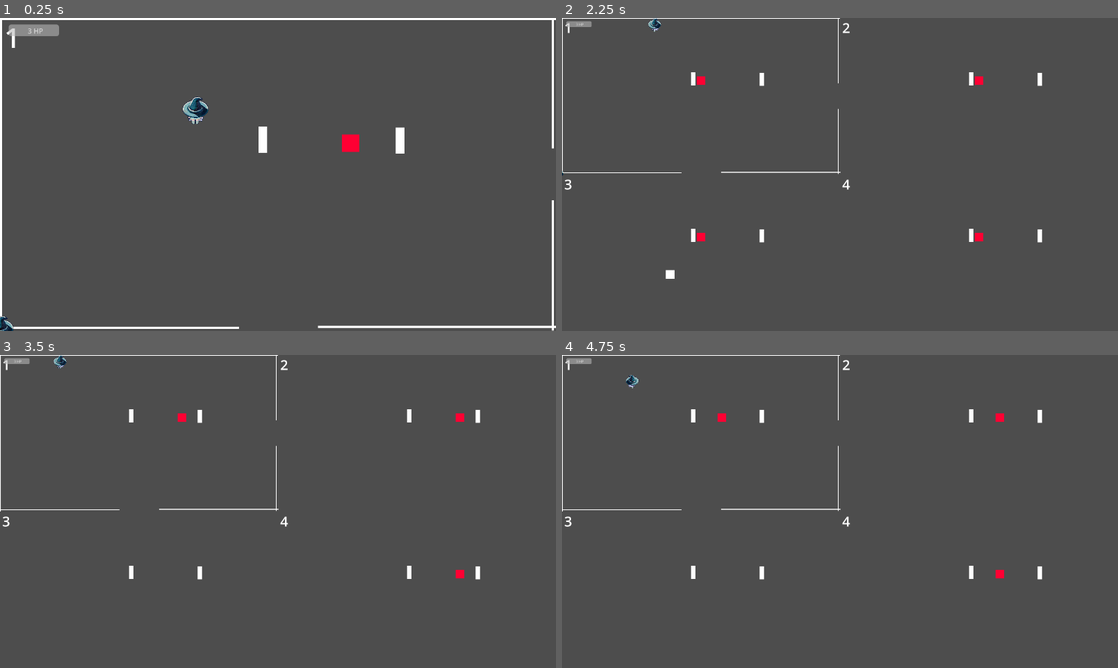
Above: before the commit, frames 1-4 (two rows, left to right).
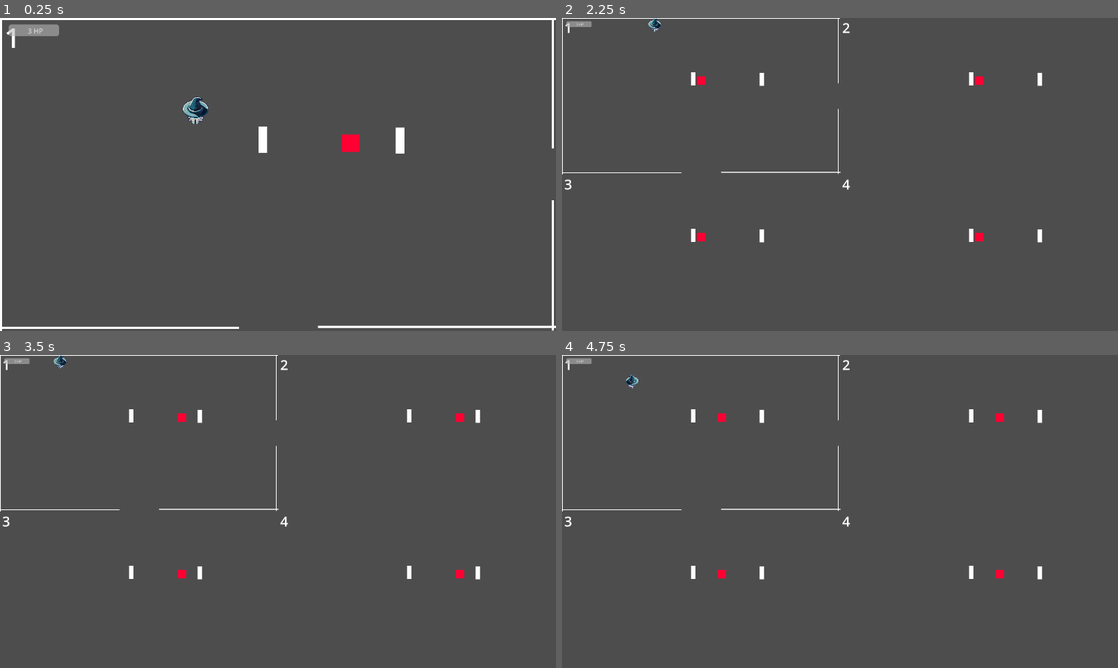
Above: after the commit, the same moments.

Repository: Profedejocs/Game-Off-Jam-2023
Game: Godot game, scene res://Game.tscn
Same seed, same stepped clock (60 frames per second), same inputs: the game is played once before the commit and once after it.
Inputs (mouse positions are in pixels of both pictures, inside the frame that each line leads up to):
- Up to frame 1 (0.25 s): no input
- Up to frame 2 (2.25 s): press the mouse at (840, 174) at 0.53 s; hold W (up) 0.53-2.03 s; move the mouse to (1006, 221) at 1.27 s; release the mouse at (1006, 221) at 1.28 s; tap E (zoom_in) at 1.35 s; move the mouse to (673, 127) at 2.02 s; hold A (left) from 2.03 s (still down); hold Q (zoom_out) from 2.03 s (still down)
- Up to frame 3 (3.5 s): keep holding A (left); move the mouse to (417, 433) at 2.77 s; release Q (zoom_out) at 2.78 s; click (417, 433) at 2.85 s
- Up to frame 4 (4.75 s): move the mouse to (701, 589) at 3.52 s; release A (left) at 3.53 s; hold S (down) 3.53-4.28 s; hold E (zoom_in) 3.53-4.28 s; move the mouse to (962, 495) at 4.27 s; hold D (right) from 4.28 s (still down); tap Q (zoom_out) at 4.35 s

The runs differ from the first frame. In frame 1, less than 0.1% of the frame differs, in the area x 0-3%, y 95-100%; in frame 2, less than 0.1%; in frame 3, less than 0.1%; in frame 4, less than 0.1%.

Commit message:
Changing tiles works

Diff:
--- a/Godot-1/Game.gd
+++ b/Godot-1/Game.gd
@@ -15,7 +15,7 @@
 func _input(event):
 	if event.is_action_pressed("select") and $Camera2D.zoom == Vector2(0.25, 0.25):
 		select_bundle()
-	if player.world != null:
+	if player != null and player.world != null:
 		$Camera2D.position = player.world.global_position
 	if $Camera2D.zoom == Vector2(0.25, 0.25):
 		$Camera2D.position = Vector2.ZERO
@@ -47,7 +47,7 @@
 func _physics_process(delta):
 	for i in range(len(bundles)):
 		bundles[i].get_node("Bundle"+str(i+1)+"/CollisionShape2D").disabled = get_node("Camera2D").zoom != Vector2(0.25, 0.25)
-	if player.world != null:
+	if player != null and player.world != null:
 		$Camera2D.position.x = min(max(player.world.global_position.x, 0), 2560)
 		$Camera2D.position.y = min(max(player.world.global_position.y, 0), 1440)
 	if $Camera2D.zoom == Vector2(0.25, 0.25):
@@ -60,8 +60,9 @@
 		#	$Camera2D.global_position = Vector2(cx, cy)
 	zooming = $Camera2D.zoom != Vector2.ONE
 	Global.zooming = zooming
-	$Camera2D/Control/Bar/ProgressBar.value = player.hp
-	$Camera2D/Control/Bar/Label.text = str(max(player.hp, 0))+" HP"
+	if player != null:
+		$Camera2D/Control/Bar/ProgressBar.value = player.hp
+		$Camera2D/Control/Bar/Label.text = str(max(player.hp, 0))+" HP"
 
 func _process(delta):
 	if Global.tile1 != null and Global.tile2 != null:
--- a/Godot-1/Wall Types/Door Wall X.tscn
+++ b/Godot-1/Wall Types/Door Wall X.tscn
@@ -1,7 +1,6 @@
-[gd_scene load_steps=4 format=3 uid="uid://dmbgcwirrul4u"]
+[gd_scene load_steps=3 format=3 uid="uid://dmbgcwirrul4u"]
 
 [ext_resource type="Script" path="res://Wall Types/Door Lock.gd" id="1_50c8q"]
-[ext_resource type="PackedScene" uid="uid://bbmq47f63njf6" path="res://Player/Player.tscn" id="2_r1of6"]
 
 [sub_resource type="RectangleShape2D" id="RectangleShape2D_x6mbg"]
 size = Vector2(550, 5)
@@ -30,5 +29,3 @@
 [node name="WallUp" type="ColorRect" parent="."]
 offset_right = 1280.0
 offset_bottom = 5.0
-
-[node name="Player" parent="." instance=ExtResource("2_r1of6")]
--- a/Godot-1/main.gd
+++ b/Godot-1/main.gd
@@ -27,8 +27,8 @@
 		player.world = self
 		var old_par = player.get_parent()
 		if old_par != self and not player == null:
-			#old_par.remove_child(player)
-			self.add_child(player)
+			player.call_deferred("reparent", self)
+			#self.add_child(player)
 		has_player = true
 
 func _on_area_2d_body_exited(body):
